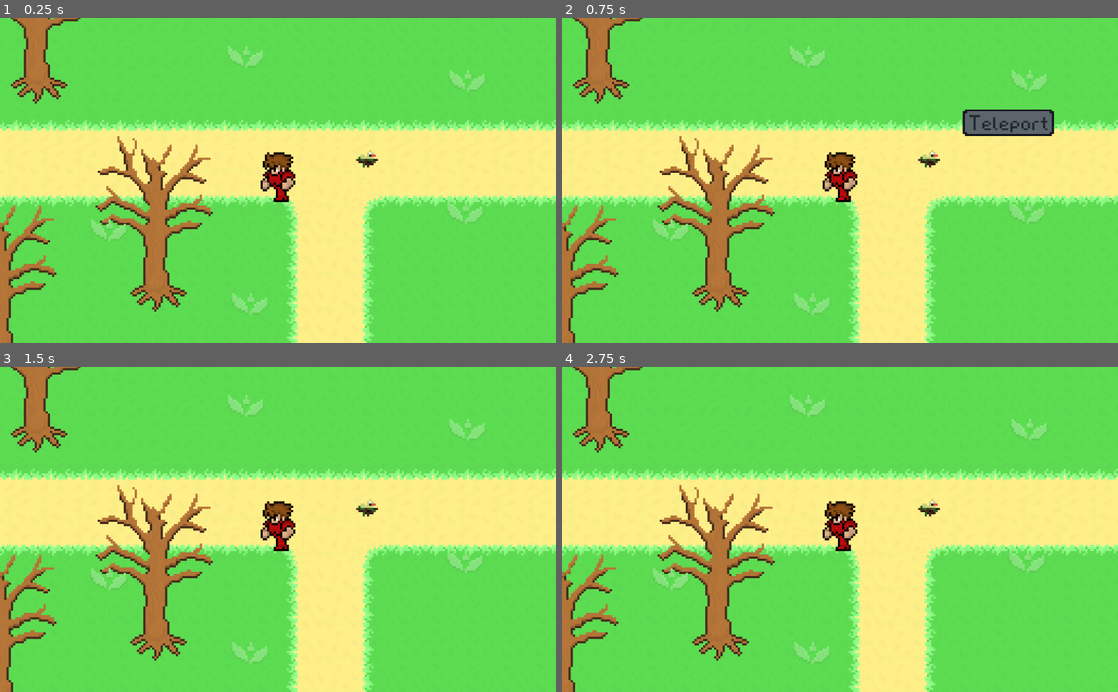
Above: before the commit, frames 1-4 (two rows, left to right).
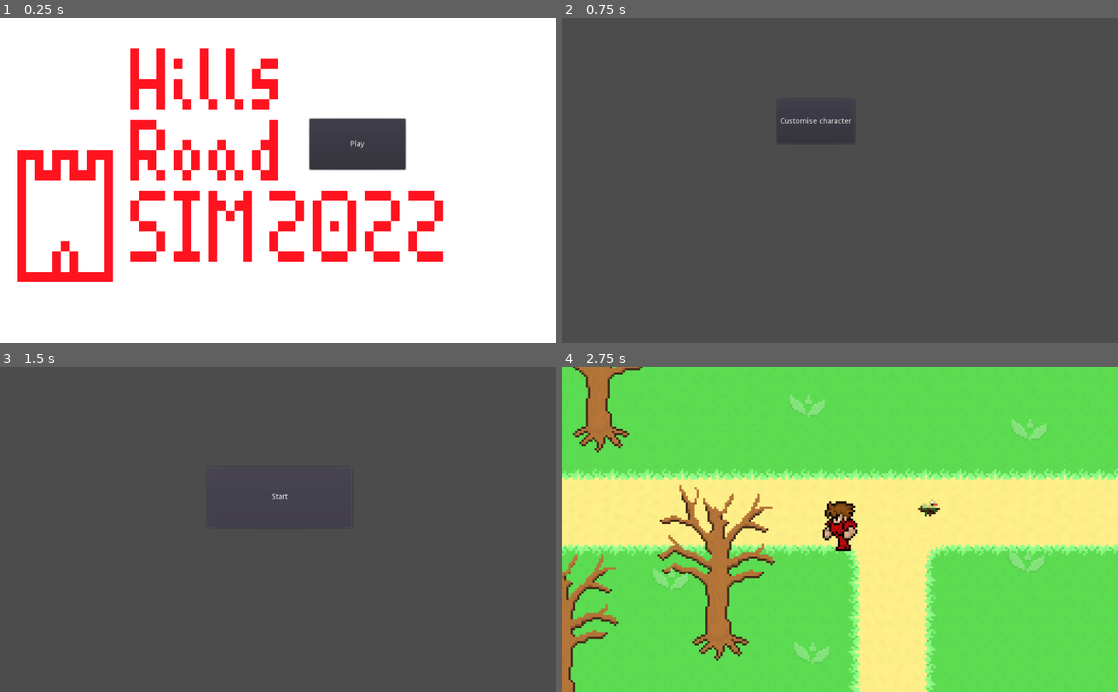
Above: after the commit, the same moments.

Repository: GenElectrovise/HillsSim22_Godot
Game: Godot game, scene res://levels/title/title.tscn
Same seed, same stepped clock (60 frames per second), same inputs: the game is played once before the commit and once after it. Before the commit the project starts from res://levels/title/main_title.tscn.
Inputs (mouse positions are in pixels of both pictures, inside the frame that each line leads up to):
- Up to frame 1 (0.25 s): no input
- Up to frame 2 (0.75 s): click (917, 144) at 0.5 s, where only the run after the commit has a clickable "Play"
- Up to frame 3 (1.5 s): click (255, 471) at 1.25 s, where only the run after the commit has a clickable "Customise character"
- Up to frame 4 (2.75 s): click (840, 497) at 2 s, where only the run after the commit has a clickable "Start"

The runs differ from the first frame. In frame 1, 100% of the frame differs, in the area x 0-100%, y 0-100%; in frame 2, 100%; in frame 3, 100%; in frame 4, nothing differs.

Commit message:
Basic title menu

Diff:
--- a/levels/title/main_title.tscn
+++ /dev/null
@@ -1,20 +0,0 @@
-[gd_scene load_steps=3 format=2]
-
-[ext_resource path="res://assets/hills_road_sim_2022.png" type="Texture" id=1]
-[ext_resource path="res://levels/title/main_title.gd" type="Script" id=2]
-
-[node name="Control" type="Control"]
-anchor_right = 1.0
-anchor_bottom = 1.0
-script = ExtResource( 2 )
-
-[node name="TextureRect" type="TextureRect" parent="."]
-margin_right = 1024.0
-margin_bottom = 600.0
-grow_horizontal = 2
-grow_vertical = 2
-texture = ExtResource( 1 )
-
-[node name="TextureButton" type="TextureButton" parent="."]
-margin_right = 40.0
-margin_bottom = 40.0
--- /dev/null
+++ b/levels/title/title.gd
@@ -0,0 +1,25 @@
+extends Node
+
+class_name TitleScreen
+
+onready var MAIN: Control = $Main
+onready var NEW_GAME: Control = $NewGame
+onready var CUSTOMISE: Control = $CustomiseCharacter
+
+# Called when the node enters the scene tree for the first time.
+func _ready():
+	# Global.switch_scene(Levels.lookup("outside"))
+	change_menu("main")
+
+func change_menu(name):
+
+	MAIN.visible = false
+	NEW_GAME.visible = false
+	CUSTOMISE.visible = false
+
+	if(name == "main"):
+		MAIN.visible = true
+	elif(name == "newgame"):
+		NEW_GAME.visible = true
+	if(name == "customise"):
+		CUSTOMISE.visible = true
--- /dev/null
+++ b/levels/title/title.tscn
@@ -0,0 +1,62 @@
+[gd_scene load_steps=6 format=2]
+
+[ext_resource path="res://assets/hills_road_sim_2022.png" type="Texture" id=1]
+[ext_resource path="res://levels/title/title_main.gd" type="Script" id=2]
+[ext_resource path="res://levels/title/title.gd" type="Script" id=3]
+[ext_resource path="res://levels/title/title_newgame.gd" type="Script" id=4]
+[ext_resource path="res://levels/title/title_customise.gd" type="Script" id=5]
+
+[node name="TitleScreen" type="Control"]
+anchor_right = 1.0
+anchor_bottom = 1.0
+script = ExtResource( 3 )
+
+[node name="Main" type="Control" parent="."]
+visible = false
+margin_right = 40.0
+margin_bottom = 40.0
+script = ExtResource( 2 )
+
+[node name="Background" type="TextureRect" parent="Main"]
+margin_right = 1024.0
+margin_bottom = 600.0
+grow_horizontal = 2
+grow_vertical = 2
+texture = ExtResource( 1 )
+stretch_mode = 1
+
+[node name="NewGameButton" type="Button" parent="Main"]
+margin_left = 570.0
+margin_top = 186.0
+margin_right = 747.0
+margin_bottom = 280.0
+text = "Play"
+
+[node name="NewGame" type="Control" parent="."]
+visible = false
+margin_right = 40.0
+margin_bottom = 40.0
+script = ExtResource( 4 )
+
+[node name="CustomiseCharacterButton" type="Button" parent="NewGame"]
+margin_left = 396.0
+margin_top = 150.0
+margin_right = 530.0
+margin_bottom = 232.0
+text = "Customise character"
+
+[node name="CustomiseCharacter" type="Control" parent="."]
+margin_right = 40.0
+margin_bottom = 40.0
+script = ExtResource( 5 )
+
+[node name="StartButton" type="Button" parent="CustomiseCharacter"]
+margin_left = 382.0
+margin_top = 184.0
+margin_right = 649.0
+margin_bottom = 297.0
+text = "Start"
+
+[connection signal="pressed" from="Main/NewGameButton" to="Main" method="_on_NewGameButton_pressed"]
+[connection signal="pressed" from="NewGame/CustomiseCharacterButton" to="NewGame" method="_on_CustomiseCharacterButton_pressed"]
+[connection signal="pressed" from="CustomiseCharacter/StartButton" to="CustomiseCharacter" method="_on_StartButton_pressed"]
--- a/levels/title/main_title.gd
+++ b/levels/title/title_customise.gd
@@ -1,10 +1,11 @@
 extends Node
 
-
-# Declare member variables here. Examples:
-# var a = 2
-# var b = "text"
+onready var TITLE_SCREEN = get_parent()
 
 # Called when the node enters the scene tree for the first time.
 func _ready():
+	pass
+
+func _on_StartButton_pressed():
 	Global.switch_scene(Levels.lookup("outside"))
+	pass
--- /dev/null
+++ b/levels/title/title_main.gd
@@ -0,0 +1,11 @@
+extends Node
+
+onready var TITLE_SCREEN = get_parent()
+
+# Called when the node enters the scene tree for the first time.
+func _ready():
+	pass
+
+func _on_NewGameButton_pressed():
+	TITLE_SCREEN.change_menu("newgame")
+	pass
--- /dev/null
+++ b/levels/title/title_newgame.gd
@@ -0,0 +1,11 @@
+extends Node
+
+onready var TITLE_SCREEN = get_parent()
+
+# Called when the node enters the scene tree for the first time.
+func _ready():
+	pass
+
+func _on_CustomiseCharacterButton_pressed():
+	TITLE_SCREEN.change_menu("customise")
+	pass
--- a/project.godot
+++ b/project.godot
@@ -34,6 +34,11 @@
 "language": "GDScript",
 "path": "res://entities/teleporter/teleporter.gd"
 }, {
+"base": "Node",
+"class": "TitleScreen",
+"language": "GDScript",
+"path": "res://levels/title/title.gd"
+}, {
 "base": "Objective",
 "class": "WatchBirdsObjective",
 "language": "GDScript",
@@ -50,6 +55,7 @@
 "Player": "",
 "Quest": "",
 "Teleporter": "",
+"TitleScreen": "",
 "WatchBirdsObjective": "",
 "WatchBirdsQuest": ""
 }
@@ -57,7 +63,7 @@
 [application]
 
 config/name="Hills Sim 22 Godot"
-run/main_scene="res://levels/title/main_title.tscn"
+run/main_scene="res://levels/title/title.tscn"
 config/icon="res://icon.png"
 
 [autoload]
